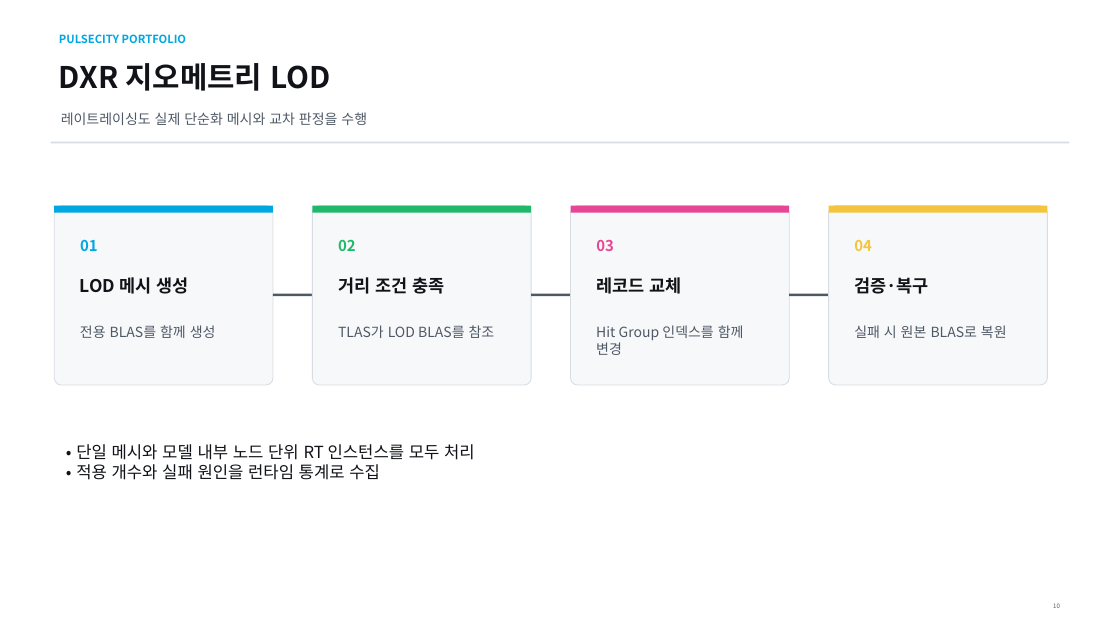
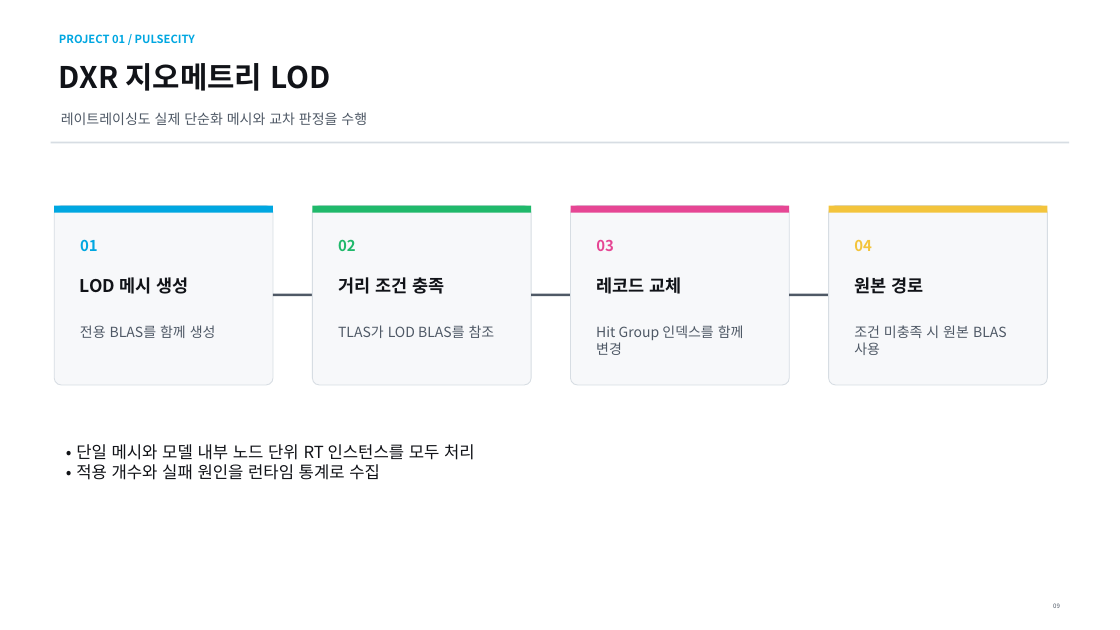
Before and after one commit to nohc2001/PulseCity, a slide deck: slide 9 of 포트폴리오/진성준/임동건_포트폴리오.pptx (slide 10 before the commit). Drawn at 1120x630 pixels with LibreOffice and Linux fonts; fonts in the diff are those of the drawing. Boxes give left, top, right and bottom in pixels: in the first picture for what was removed or moved away, otherwise in the second. Text is boxed around its words. In the diff, an @@ line names an element or a change of style, - is before the commit and + after.

```diff
--- a/포트폴리오/진성준/임동건_포트폴리오.pptx
+++ b/포트폴리오/진성준/임동건_포트폴리오.pptx
@@ text at [59, 34, 195, 43]: text changed @@
-PULSECITY PORTFOLIO
+PROJECT 01 / PULSECITY
@@ text at [854, 277, 923, 294]: text changed @@
-검증·복구
+원본 경로
@@ text at [854, 325, 1007, 355]: text changed @@
-실패 시 원본 BLAS로 복원
+조건 미충족 시 원본 BLAS 사용
```
Also in this commit, not shown: 6 other slides changed, 6 slides added, 13 slides removed.
